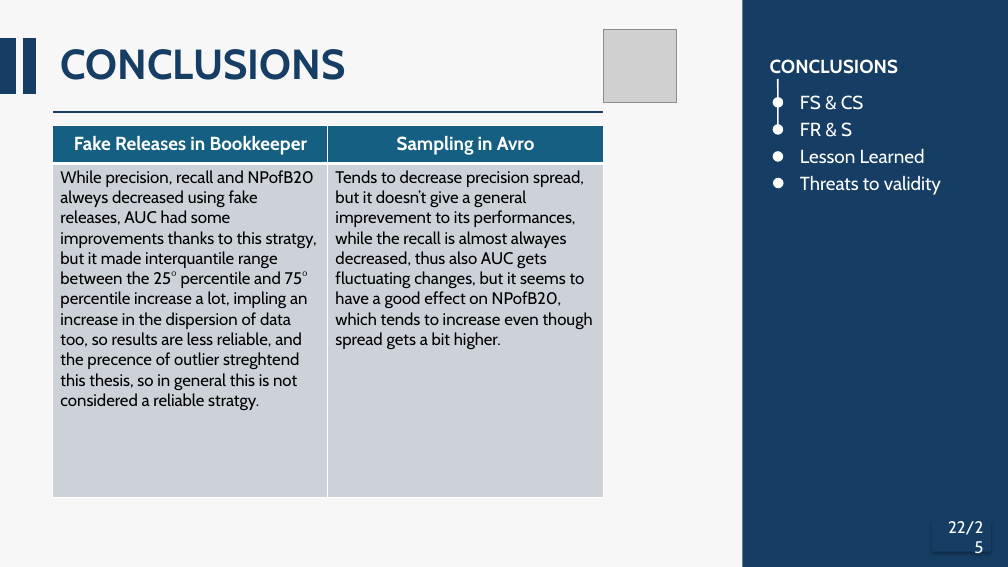
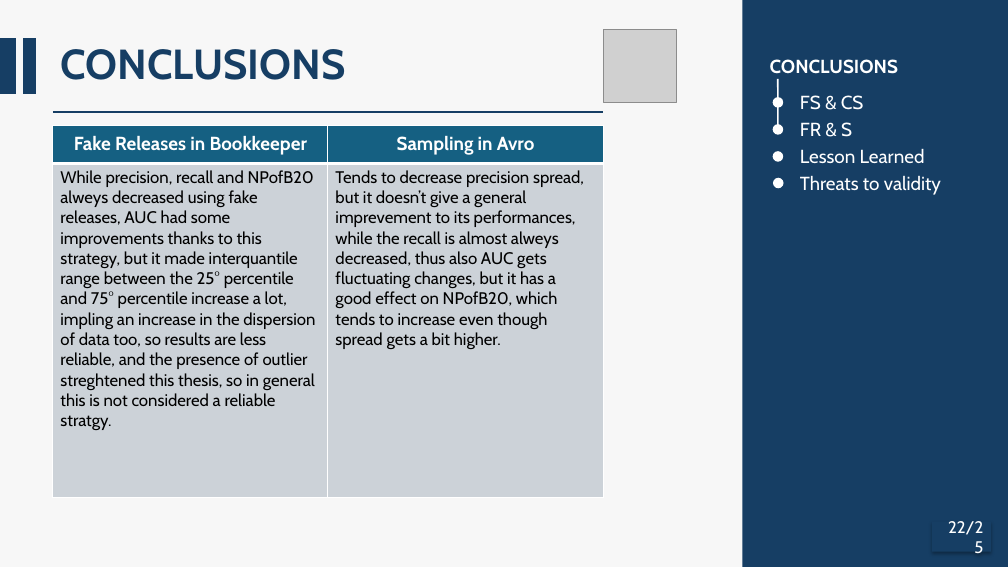
Before and after one commit to AlessandroFinocchi/ISW2_Metrics_Proj, a slide deck: slide 22 of docs/ISW2_Presentation.pptm. Drawn at 1008x567 pixels with LibreOffice and Linux fonts; fonts in the diff are those of the drawing; grey boxes stand for pictures. Boxes give left, top, right and bottom in pixels: in the first picture for what was removed or moved away, otherwise in the second. Text is boxed around its words. In the diff, an @@ line names an element or a change of style, - is before the commit and + after.

Commit message:
slides updated

```diff
--- a/docs/ISW2_Presentation.pptm
+++ b/docs/ISW2_Presentation.pptm
@@ table at (53,125,603,497) @@
-row 2, column 1: While precision, recall and NPofB20 alweys decreased using fake releases, AUC had some improvements thanks to this stratgy, but it made interquantile range between the 25° percentile and 75° percentile increase a lot, impling an increase in the dispersion of data too, so results are less reliable, and the precence of outlier streghtend this thesis, so in general this is not considered a reliable stratgy.
+row 2, column 1: While precision, recall and NPofB20 alweys decreased using fake releases, AUC had some improvements thanks to this strategy, but it made interquantile range between the 25° percentile and 75° percentile increase a lot, impling an increase in the dispersion of data too, so results are less reliable, and the presence of outlier streghtened this thesis, so in general this is not considered a reliable stratgy.
-row 2, column 2: Tends to decrease precision spread, but it doesn’t give a general imprevement to its performances, while the recall is almost alwayes decreased, thus also AUC gets fluctuating changes, but it seems to have a good effect on NPofB20, which tends to increase even though spread gets a bit higher.
+row 2, column 2: Tends to decrease precision spread, but it doesn’t give a general imprevement to its performances, while the recall is almost alweys decreased, thus also AUC gets fluctuating changes, but it has a good effect on NPofB20, which tends to increase even though spread gets a bit higher.
```
Also in this commit, not shown: 13 other slides changed.
